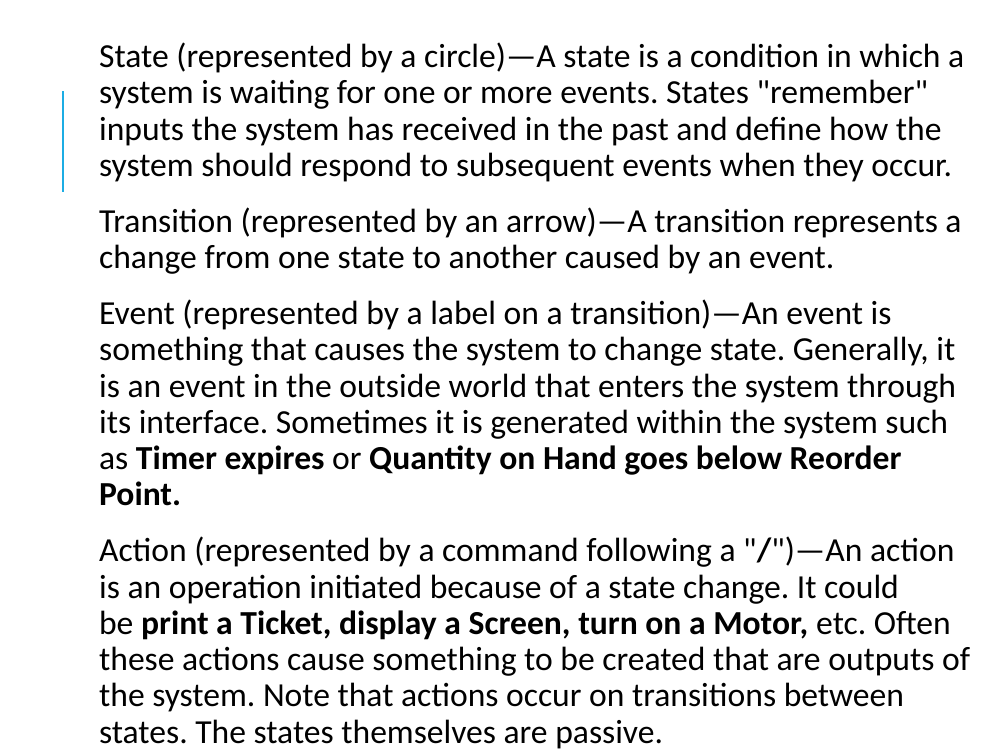
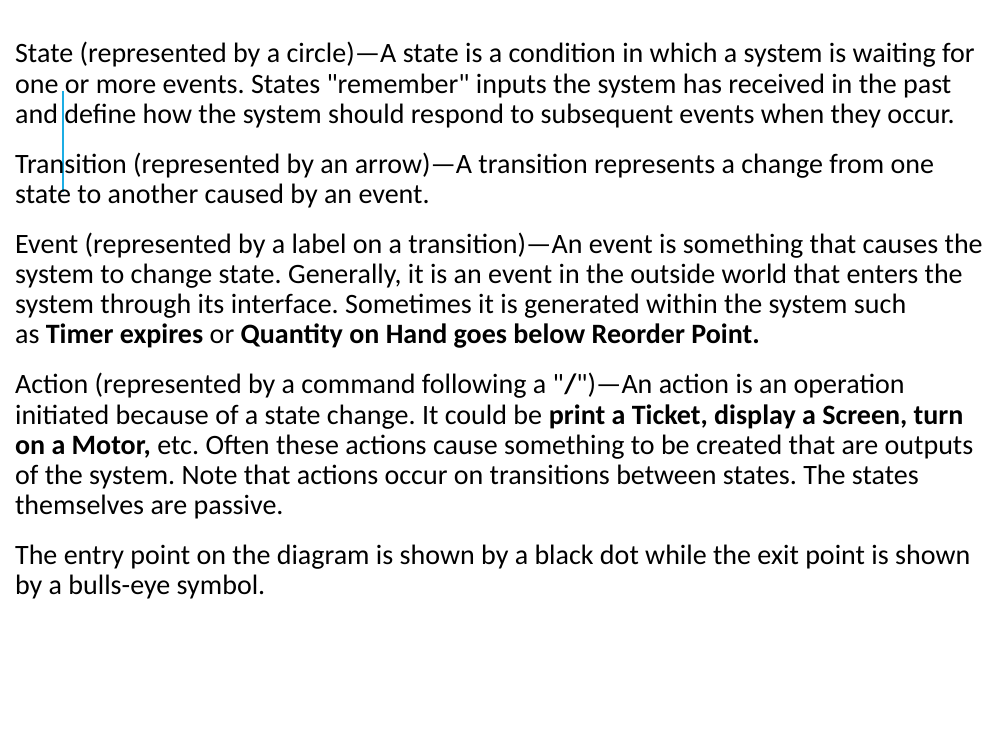
Before and after one commit to arshah-lamees/semester-notes, a slide deck: slide 5 of software testing/notes/Week5 State Transition Testing Technique.pptx. Drawn at 1008x756 pixels with LibreOffice and Linux fonts; fonts in the diff are those of the drawing. Boxes give left, top, right and bottom in pixels: in the first picture for what was removed or moved away, otherwise in the second. Text is boxed around its words. In the diff, an @@ line names an element or a change of style, - is before the commit and + after.

```diff
--- a/software testing/notes/Week5 State Transition Testing Technique.pptx
+++ b/software testing/notes/Week5 State Transition Testing Technique.pptx
@@ text "State (represented by a circle)—A ...": place and size @@
-text "State (represented by a circle)—A ..." at <box>99,42,970,712</box>
+text "State (represented by a circle)—A ..." at <box>15,41,983,599</box>
@@ text "State (represented by a circle)—A ..." at <box>15,41,983,599</box>: size 24 to 20 pt @@
```
Also in this commit, not shown: 2 other slides changed, 12 other files.
